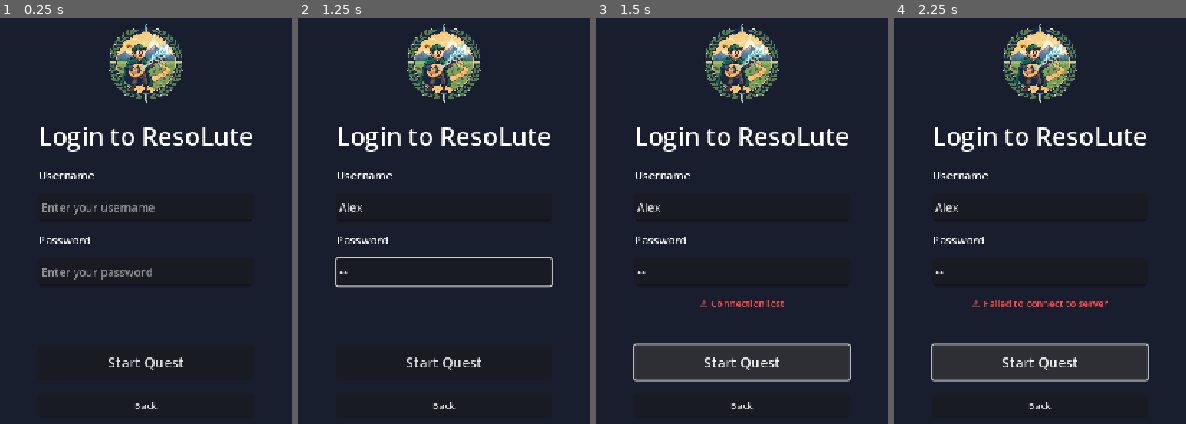
Above: before the commit, frames 1-4 (left to right).
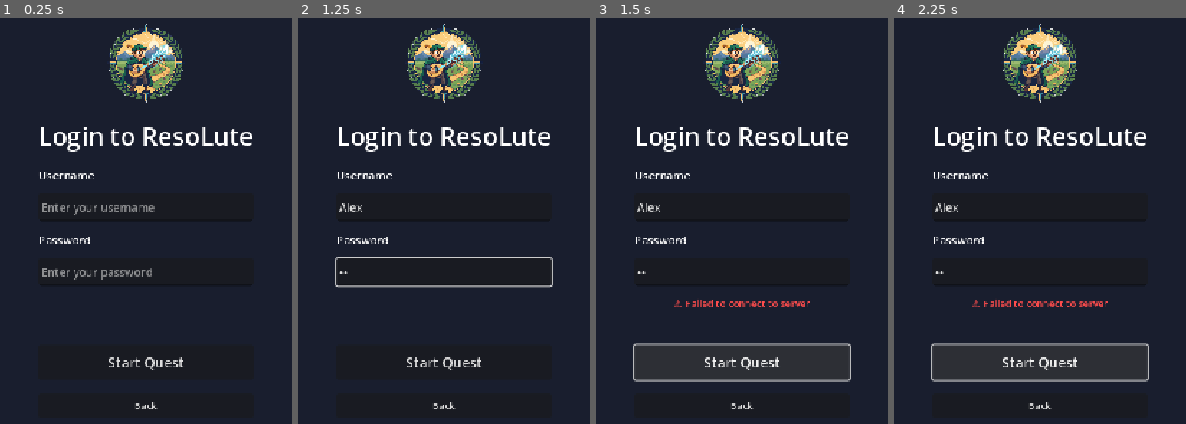
Above: after the commit, the same moments.

Repository: davesnowdon/ResoLute
Game: Godot game, scene res://location_screen.tscn
The game is run twice, just before and just after one commit, with the same random seed, the same clock (stepped at 60 frames per second) and the same inputs. This scene is started directly instead of the project's main scene.
Inputs (mouse positions are in pixels of both pictures, inside the frame that each line leads up to):
- Up to frame 1 (0.25 s): no input
- Up to frame 2 (1.25 s): click (444, 208) at 0.52 s; type "Alex" at 0.6 s; click (444, 273) at 0.75 s; type "12" at 0.83 s
- Up to frame 3 (1.5 s): click "Start Quest" at 1.25 s
- Up to frame 4 (2.25 s): click "Start Quest" at 2 s

Frames 1-2 are identical in both runs. In frame 3, 0.5% of the frame differs, in the area x 26-74%, y 69-72%; in frame 4, nothing differs.

Commit message:
Hosting (#20)
* make export_eb.sh more resilient to version number differences

* replace emojis (which don't render in web export) with icons

* fix tavern floor after transition

* replace stop button when performing

* remove hardcoded credentials & reformat

* Dockerfile

* determine server URL in web mode

* railway config

* remove hardcoded server url

* script to set up railway environment

* make deploy

Diff:
--- a/ui/autoload/websocket_client.gd
+++ b/ui/autoload/websocket_client.gd
@@ -55,8 +55,24 @@
 			print("[WebSocket] Connection closed: ", code, " - ", reason)
 			_on_disconnected()
 
+
+func _get_server_url() -> String:
+	if OS.has_feature("web"):
+		# Running in browser — derive from current page URL
+		var js_result = JavaScriptBridge.eval("""
+			(function() {
+			    var proto = window.location.protocol === 'https:' ? 'wss:' : 'ws:';
+			    return proto + '//' + window.location.host + '/ws';
+			})()
+		""")
+		if js_result:
+			return js_result
+	return DEFAULT_SERVER_URL
+
 ## Connect to the WebSocket server
-func connect_to_server(url: String = DEFAULT_SERVER_URL) -> Error:
+func connect_to_server(url: String = "") -> Error:
+	if url == "":
+		url = _get_server_url()
 	if state != State.DISCONNECTED:
 		push_warning("Already connected or connecting")
 		return ERR_ALREADY_IN_USE
--- a/ui/location_screen.gd
+++ b/ui/location_screen.gd
@@ -81,7 +81,7 @@
 
 func update_location_display() -> void:
 	var loc = location_data.get("location", {})
-	location_name.text = "🏰 " + loc.get("name", "Unknown Location")
+	location_name.text = " " + loc.get("name", "Unknown Location")
 	location_desc.text = loc.get("description", "A mysterious place...")
 
 	# Mentor message - could come from location or be generated
@@ -99,13 +99,13 @@
 	var gold = player_data.get("gold", 0)
 	var reputation = player_data.get("reputation", 0)
 
-	player_name_label.text = "🎭 Name: " + str(name)
-	level_label.text = "⭐ Level: " + str(level)
-	experience_label.text = "✨ XP: " + str(xp) + " / " + str(xp_needed)
+	player_name_label.text = " Name: " + str(name)
+	level_label.text = "Level: " + str(level)
+	experience_label.text = " XP: " + str(xp) + " / " + str(xp_needed)
 
 	# Show collected segments count
 	var segments_count = len(collected_segments)
-	songs_learned_label.text = "🎵 Fragments: " + str(segments_count) + " / " + str(total_segments)
+	songs_learned_label.text = "Fragments: " + str(segments_count) + " / " + str(total_segments)
 
 
 func update_fragment_list() -> void:
@@ -124,7 +124,7 @@
 			var label = Label.new()
 			var seg_name = segment.get("name", "Unknown Fragment")
 			var seg_desc = segment.get("description", "")
-			label.text = "📜 " + seg_name
+			label.text = " " + seg_name
 			if not seg_desc.is_empty():
 				label.tooltip_text = seg_desc
 			label.add_theme_font_size_override("font_size", 13)
@@ -184,12 +184,12 @@
 
 		"error":
 			print("[Location] Error: ", content)
-			mentor_message.text = "⚠️ " + content
+			mentor_message.text = "! " + content
 
 
 func _on_websocket_error(message: String) -> void:
 	print("[Location] WebSocket error: ", message)
-	mentor_message.text = "⚠️ Connection error: " + message
+	mentor_message.text = "! Connection error: " + message
 
 
 func _on_websocket_disconnected() -> void:
--- a/ui/location_screen.tscn
+++ b/ui/location_screen.tscn
@@ -2,6 +2,12 @@
 
 [ext_resource type="Script" uid="uid://bon6bs5rlb7ql" path="res://location_screen.gd" id="1_script"]
 [ext_resource type="Texture2D" uid="uid://e10gs7am4k6y" path="res://art/Cute_Fantasy/House_2_Wood_Base_Black.png" id="2_duldh"]
+[ext_resource type="Texture2D" path="res://art/icons/star_yellow.png" id="3_star"]
+[ext_resource type="Texture2D" path="res://art/icons/trophy.png" id="4_trophy"]
+[ext_resource type="Texture2D" path="res://art/icons/scroll.png" id="5_scroll"]
+[ext_resource type="Texture2D" path="res://art/icons/arrow_right_white.png" id="6_arrow"]
+[ext_resource type="Texture2D" path="res://art/icons/person.png" id="7_person"]
+
 
 [node name="LocationScreen" type="Control" unique_id=1309447664]
 layout_mode = 3
@@ -51,7 +57,7 @@
 layout_mode = 2
 theme_override_colors/font_color = Color(1, 0.9, 0.6, 1)
 theme_override_font_sizes/font_size = 32
-text = "🏰 Willowdale Village"
+text = " Willowdale Village"
 horizontal_alignment = 1
 
 [node name="LocationDesc" type="Label" parent="MainContainer/LeftPanel/LocationHeader/HeaderContent" unique_id=1615674815]
@@ -79,7 +85,7 @@
 [node name="VillageLabel" type="Label" parent="MainContainer/LeftPanel/VillageView/VillageContent" unique_id=350268842]
 layout_mode = 2
 theme_override_font_sizes/font_size = 16
-text = "🏠 Village Square 🌳"
+text = " Village Square "
 horizontal_alignment = 1
 vertical_alignment = 1
 
@@ -95,7 +101,7 @@
 layout_mode = 2
 theme_override_colors/font_color = Color(0.6, 0.8, 1, 1)
 theme_override_font_sizes/font_size = 18
-text = "🧙 Mentor Melodius says:"
+text = " Mentor Melodius says:"
 
 [node name="MentorMessage" type="Label" parent="MainContainer/LeftPanel/MentorPanel/MentorContent" unique_id=2051667619]
 layout_mode = 2
@@ -119,28 +125,28 @@
 layout_mode = 2
 theme_override_colors/font_color = Color(1, 0.8, 0.5, 1)
 theme_override_font_sizes/font_size = 20
-text = "📊 Hero Stats"
+text = "Hero Stats"
 horizontal_alignment = 1
 
 [node name="PlayerName" type="Label" parent="MainContainer/RightPanel/StatsPanel/StatsContent" unique_id=1613495704]
 layout_mode = 2
 theme_override_font_sizes/font_size = 16
-text = "🎭 Name: Brave Bard"
+text = " Name: Brave Bard"
 
 [node name="Level" type="Label" parent="MainContainer/RightPanel/StatsPanel/StatsContent" unique_id=1367741998]
 layout_mode = 2
 theme_override_font_sizes/font_size = 14
-text = "⭐ Level: 1"
+text = "Level: 1"
 
 [node name="Experience" type="Label" parent="MainContainer/RightPanel/StatsPanel/StatsContent" unique_id=1934996852]
 layout_mode = 2
 theme_override_font_sizes/font_size = 14
-text = "✨ Experience: 0 / 100"
+text = " Experience: 0 / 100"
 
 [node name="SongsLearned" type="Label" parent="MainContainer/RightPanel/StatsPanel/StatsContent" unique_id=1212710424]
 layout_mode = 2
 theme_override_font_sizes/font_size = 14
-text = "🎵 Songs Learned: 0"
+text = "Fragments: 0"
 
 [node name="InventoryPanel" type="PanelContainer" parent="MainContainer/RightPanel" unique_id=1899871422]
 layout_mode = 2
@@ -154,7 +160,7 @@
 layout_mode = 2
 theme_override_colors/font_color = Color(0.8, 0.6, 1, 1)
 theme_override_font_sizes/font_size = 20
-text = "🎼 Song Fragments"
+text = "Song Fragments"
 horizontal_alignment = 1
 
 [node name="FragmentList" type="VBoxContainer" parent="MainContainer/RightPanel/InventoryPanel/InventoryContent" unique_id=1585966993]
@@ -164,12 +170,12 @@
 [node name="Fragment1" type="Label" parent="MainContainer/RightPanel/InventoryPanel/InventoryContent/FragmentList" unique_id=1001064703]
 layout_mode = 2
 theme_override_font_sizes/font_size = 13
-text = "📜 Verse of Courage (2/4 pieces)"
+text = " Verse of Courage (2/4 pieces)"
 
 [node name="Fragment2" type="Label" parent="MainContainer/RightPanel/InventoryPanel/InventoryContent/FragmentList" unique_id=30146994]
 layout_mode = 2
 theme_override_font_sizes/font_size = 13
-text = "📜 Melody of Wisdom (0/4 pieces)"
+text = " Melody of Wisdom (0/4 pieces)"
 
 [node name="EmptyLabel" type="Label" parent="MainContainer/RightPanel/InventoryPanel/InventoryContent/FragmentList" unique_id=1046624503]
 layout_mode = 2
@@ -189,7 +195,7 @@
 layout_mode = 2
 theme_override_colors/font_color = Color(0.5, 1, 0.5, 1)
 theme_override_font_sizes/font_size = 18
-text = "⚔️ Actions"
+text = "Actions"
 horizontal_alignment = 1
 
 [node name="ButtonContainer" type="VBoxContainer" parent="MainContainer/RightPanel/ActionsPanel/ActionsContent" unique_id=167812607]
@@ -200,22 +206,24 @@
 custom_minimum_size = Vector2(0, 40)
 layout_mode = 2
 theme_override_font_sizes/font_size = 14
-text = "🎵 Perform"
+text = "Perform"
+icon = ExtResource("4_trophy")
 
 [node name="TravelButton" type="Button" parent="MainContainer/RightPanel/ActionsPanel/ActionsContent/ButtonContainer" unique_id=1931844964]
 custom_minimum_size = Vector2(0, 40)
 layout_mode = 2
 theme_override_font_sizes/font_size = 14
-text = "🗺️ Travel to New Location"
+text = "Travel"
+icon = ExtResource("6_arrow")
 
 [node name="PracticeButton" type="Button" parent="MainContainer/RightPanel/ActionsPanel/ActionsContent/ButtonContainer" unique_id=1997363365]
 custom_minimum_size = Vector2(0, 40)
 layout_mode = 2
 theme_override_font_sizes/font_size = 14
-text = "🎸 Practice Music"
+text = " Practice Music"
 
 [node name="LogoutButton" type="Button" parent="MainContainer/RightPanel/ActionsPanel/ActionsContent/ButtonContainer" unique_id=460858368]
 custom_minimum_size = Vector2(0, 35)
 layout_mode = 2
 theme_override_font_sizes/font_size = 12
-text = "🚪 Logout"
+text = " Logout"
--- a/ui/login_screen.gd
+++ b/ui/login_screen.gd
@@ -5,9 +5,6 @@
 @onready var error_label: Label = $CenterContainer/VBoxContainer/FormContainer/ErrorLabel
 @onready var start_quest_button: Button = $CenterContainer/VBoxContainer/StartQuestButton
 @onready var back_button: Button = $CenterContainer/VBoxContainer/BackButton
-
-# Server configuration
-const SERVER_URL = "ws://localhost:8000/ws"
 
 # State
 var _connecting: bool = false
@@ -93,8 +90,8 @@
 		WebSocket.authenticate(username, password)
 	else:
 		# Need to connect first
-		print("[Login] Connecting to server: ", SERVER_URL)
-		var err = WebSocket.connect_to_server(SERVER_URL)
+		print("[Login] Connecting to server... ")
+		var err = WebSocket.connect_to_server()
 		if err != OK:
 			show_error("⚠ Failed to connect to server")
 			return
--- a/ui/tavern.tscn
+++ b/ui/tavern.tscn
@@ -12,6 +12,10 @@
 [ext_resource type="PackedScene" uid="uid://bgwtoms0phiht" path="res://farmer.tscn" id="8_t01rp"]
 [ext_resource type="PackedScene" uid="uid://f5nu4dfo6qxy" path="res://lumberjack.tscn" id="9_8vh3i"]
 [ext_resource type="PackedScene" uid="uid://kjgttepwsaxu" path="res://miner.tscn" id="10_aet8r"]
+[ext_resource type="Texture2D" path="res://art/icons/trophy.png" id="11_trophy"]
+[ext_resource type="Texture2D" path="res://art/icons/x_red.png" id="12_stop"]
+[ext_resource type="Texture2D" path="res://art/icons/arrow_left_white.png" id="13_leave"]
+
 
 [sub_resource type="TileSetAtlasSource" id="TileSetAtlasSource_k053i"]
 texture = ExtResource("1_4xy5q")
@@ -79,6 +83,20 @@
 [node name="tavern" type="Node2D"]
 script = ExtResource("script_tavern")
 
+
+[node name="BackgroundLayer" type="CanvasLayer" parent="."]
+layer = -10
+
+[node name="Background" type="ColorRect" parent="BackgroundLayer"]
+anchors_preset = 15
+anchor_right = 1.0
+anchor_bottom = 1.0
+offset_right = 1152.0
+offset_bottom = 648.0
+grow_horizontal = 2
+grow_vertical = 2
+color = Color(0.15, 0.22, 0.15, 1)
+
 [node name="floor" type="TileMapLayer" parent="."]
 z_index = -5
 tile_map_data = PackedByteArray("AAAAAAAAAAAAAAAAAAAAAAEAAAAAAAEAAAABAAAAAAABAAAAAAABAAEAAAABAAEAAAACAAAAAAAAAAAAAAACAA …(2800 unchanged characters)…
@@ -213,7 +231,8 @@
 offset_top = 52.0
 offset_right = 80.0
 offset_bottom = 77.0
-text = "🎵 Perform"
+text = "Perform"
+icon = ExtResource("11_trophy")
 
 [node name="StopButton" type="Button" parent="UILayer/PerformPanel"]
 visible = false
@@ -225,7 +244,8 @@
 offset_top = 52.0
 offset_right = 80.0
 offset_bottom = 77.0
-text = "⏹ Stop"
+text = "Stop"
+icon = ExtResource("12_stop")
 
 [node name="LeaveButton" type="Button" parent="UILayer/PerformPanel"]
 layout_mode = 1
@@ -236,7 +256,8 @@
 offset_top = 82.0
 offset_right = 80.0
 offset_bottom = 107.0
-text = "🚪 Leave"
+text = "Leave"
+icon = ExtResource("13_leave")
 
 [node name="RewardsPanel" type="Panel" parent="UILayer"]
 visible = false
Binary file added: ui/art/icons/arrow_down_white.png
Not shown, added: ui/art/icons/arrow_down_white.png.import
Binary file added: ui/art/icons/arrow_left_white.png
Not shown, added: ui/art/icons/arrow_left_white.png.import
Binary file added: ui/art/icons/arrow_right_white.png
Not shown, added: ui/art/icons/arrow_right_white.png.import
Binary file added: ui/art/icons/arrow_up_white.png
Not shown, added: ui/art/icons/arrow_up_white.png.import
Binary file added: ui/art/icons/boot_green.png
Not shown, added: ui/art/icons/boot_green.png.import
Binary file added: ui/art/icons/boot_red.png
Not shown, added: ui/art/icons/boot_red.png.import
(and 61 more such lines)
